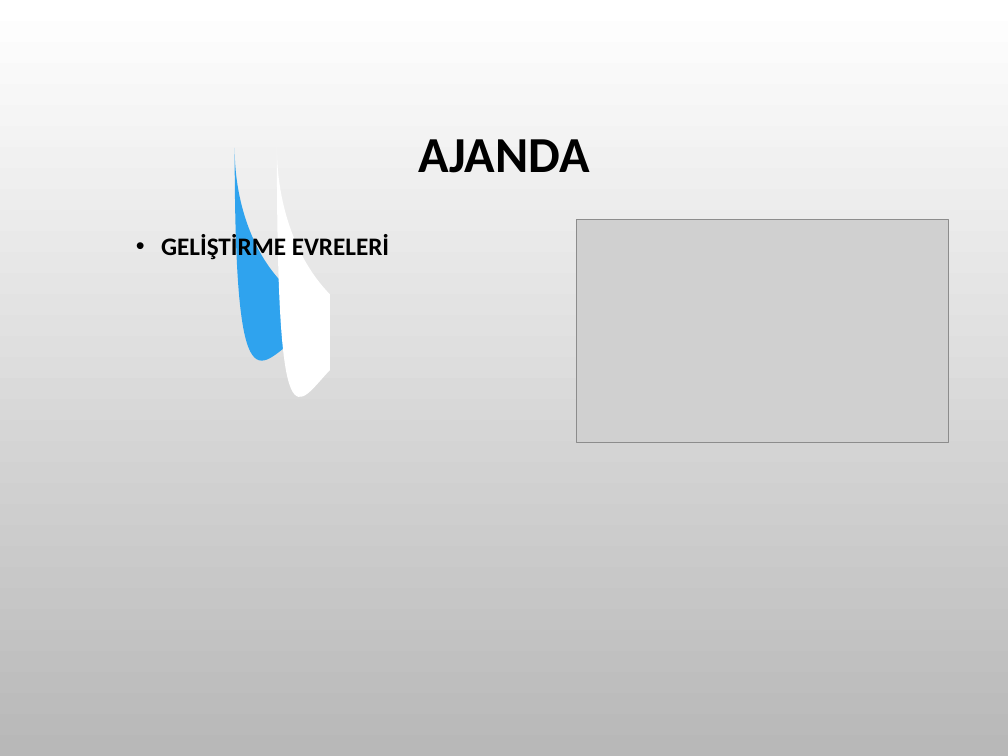
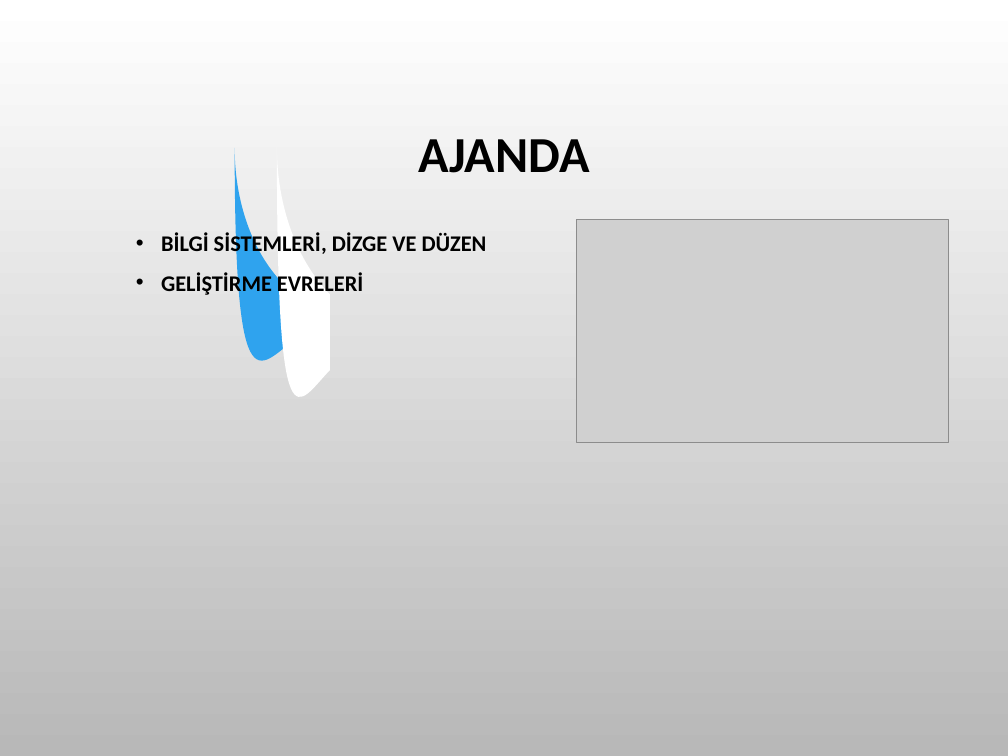
Before and after one commit to SevdanurGENC/20-21-Lecture-Notes, a slide deck: slide 2 of 9. Bolum - Meslek Etigi - Bilgi Sistemlerinin Tasarimi ve Gelistirilmesi.ppt. Drawn at 1008x756 pixels with LibreOffice and Linux fonts; fonts in the diff are those of the drawing; grey boxes stand for pictures; background and template pictures are left out. Boxes give left, top, right and bottom in pixels: in the first picture for what was removed or moved away, otherwise in the second. Text is boxed around its words. In the diff, an @@ line names an element or a change of style, - is before the commit and + after.

```diff
--- a/9. Bolum - Meslek Etigi - Bilgi Sistemlerinin Tasarimi ve Gelistirilmesi.ppt
+++ b/9. Bolum - Meslek Etigi - Bilgi Sistemlerinin Tasarimi ve Gelistirilmesi.ppt
@@ text at [161, 233, 487, 258]: paragraph added @@
+  • BİLGİ SİSTEMLERİ, DİZGE VE DÜZEN
@@ text at [161, 272, 363, 297]: size 18 to 16 pt in "GELİŞTİRME EVRELERİ" @@
```
Also in this commit, not shown: 3 other slides changed, 12 other files.
